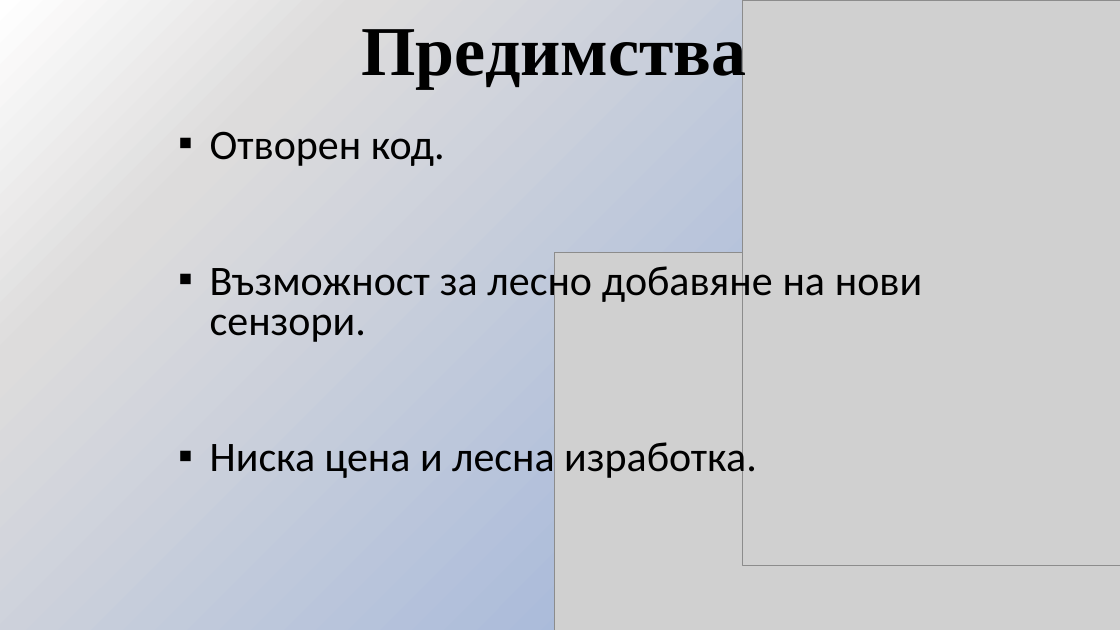
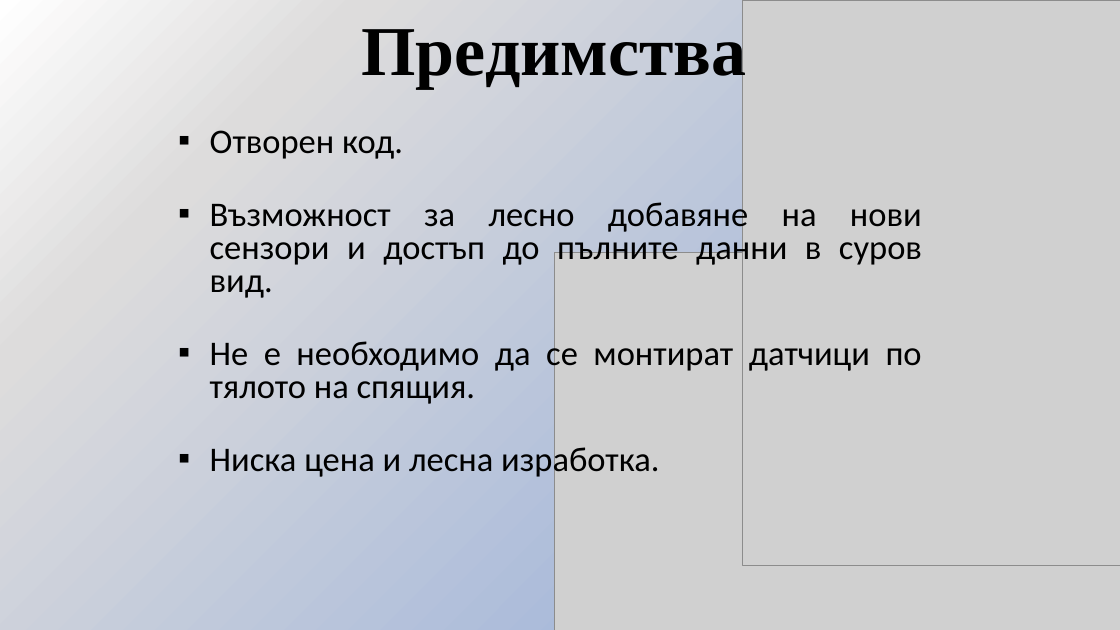
Before and after one commit to niksan004/Sleeper, a slide deck: slide 11 of doc/Sleeper.pptx (slide 9 before the commit). Drawn at 1120x630 pixels with LibreOffice and Linux fonts; fonts in the diff are those of the drawing; grey boxes stand for pictures. Boxes give left, top, right and bottom in pixels: in the first picture for what was removed or moved away, otherwise in the second. Text is boxed around its words. In the diff, an @@ line names an element or a change of style, - is before the commit and + after.

```diff
--- a/doc/Sleeper.pptx
+++ b/doc/Sleeper.pptx
@@ text at (210,130,659,480): size 36 to 29.6 pt in "Отворен код.", "Ниска цена и лесна изработка."; less space between paragraphs @@
@@ text at (210,198,922,404): text changed; size 36 to 29.6 pt @@
-▪ Възможност за лесно добавяне на нови сензори.
+▪ Възможност за лесно добавяне на нови сензори и достъп до пълните данни в суров вид.
+▪ Не е необходимо да се монтират датчици по тялото на спящия.
```
Also in this commit, not shown: 2 other slides changed, 4 slides added, 2 slides removed.
